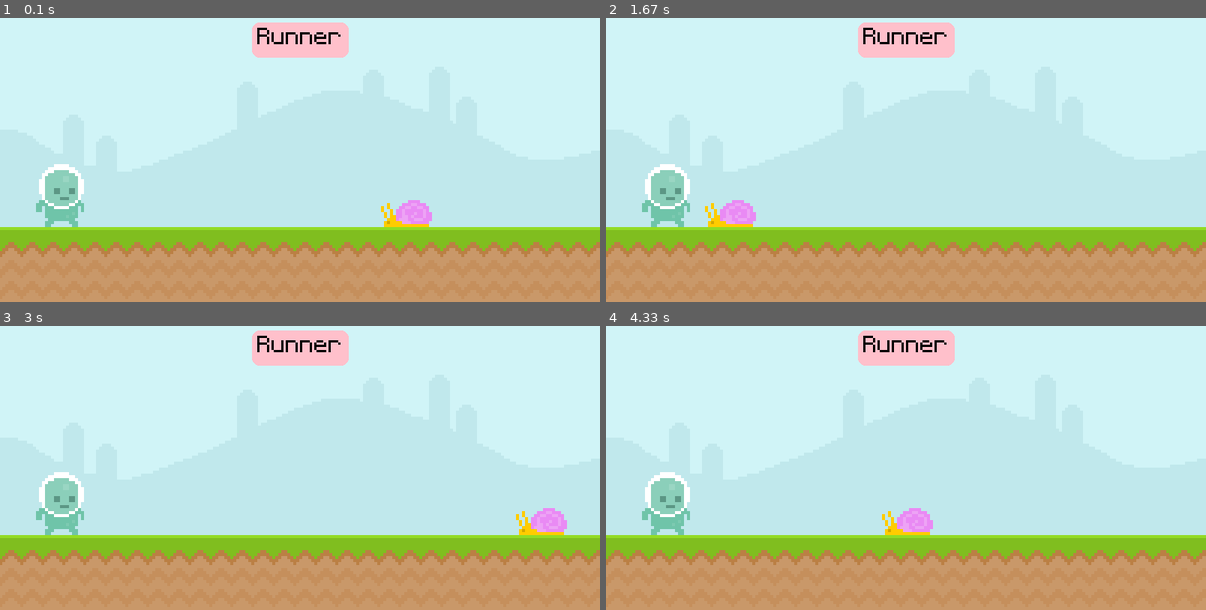
Above: before the commit, frames 1-4 (two rows, left to right).
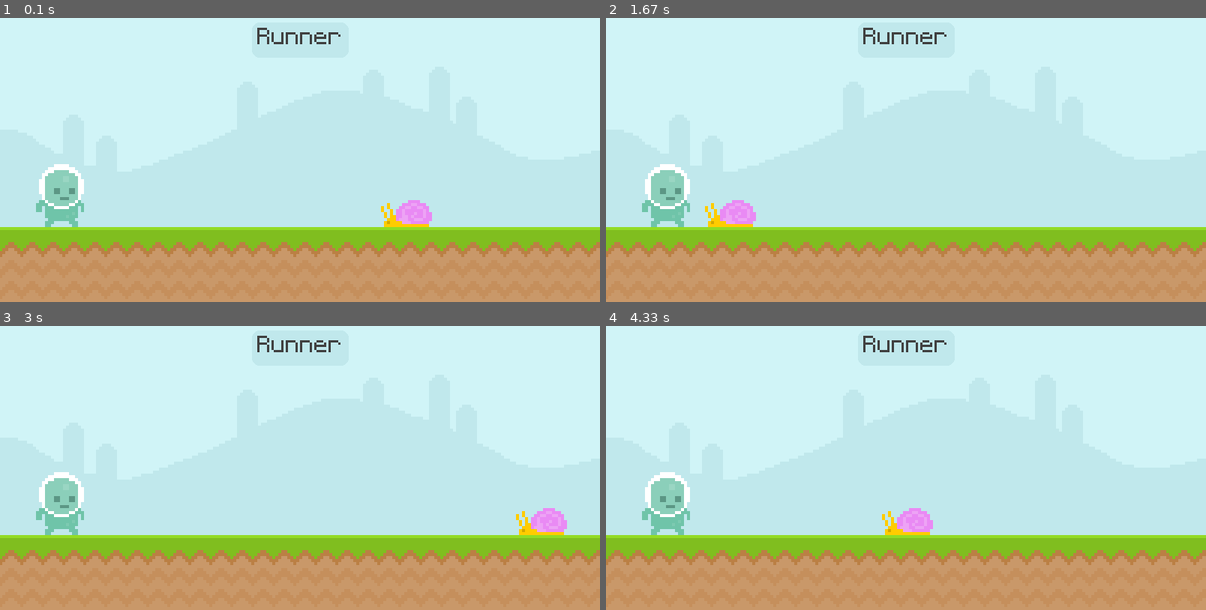
Above: after the commit, the same moments.

Repository: atrox3d/ultimate-introduction-to-pygame
Game: pygame game, started from main.py
The game is run twice, just before and just after one commit, with the same random seed, the same clock (stepped at 60 frames per second) and the same inputs.
Inputs:
- Up to frame 1 (0.1 s): no input
- Up to frame 2 (1.67 s): no input
- Up to frame 3 (3 s): no input
- Up to frame 4 (4.33 s): no input

The runs differ from the first frame. In frame 1, 2.0% of the frame differs, in the area x 42-59%, y 1-14%; in frame 2, 2.0%; in frame 3, 2.0%; in frame 4, 2.0%.

Commit message:
change text colors

Diff:
--- a/main.py
+++ b/main.py
@@ -23,7 +23,8 @@
 score = font.render(
                     game_title,                             # text to draw
                     False,                                  # antialiasing,
-                    'black'                                 # color
+                    # 'black'                                 # color
+                    (64, 64, 64)
 )
 score_rect = score.get_rect(center=(400, 50))               # get centered rect from text
 #
@@ -46,9 +47,9 @@
         if event.type == pygame.QUIT:                       # quit by closing window
             pygame.quit()
             exit()                                          # prevent further updates
-        elif event.type == pygame.MOUSEMOTION:
-            if player_rect.collidepoint(event.pos):
-                print('collision')
+        # elif event.type == pygame.MOUSEMOTION:
+        #     if player_rect.collidepoint(event.pos):
+        #         print('collision')
 
     # draw all our elements
 
@@ -61,11 +62,11 @@
     #
     score_bg = score_rect.inflate(15, 15)
     # pygame.draw.rect(screen, 'Pink', score_bg)
-    pygame.draw.rect(screen, 'Pink', score_bg, border_radius=10)
+    pygame.draw.rect(screen, '#c0e8ec', score_bg, border_radius=10)
     screen.blit(score, score_rect)                          # draw score
     #
     screen.blit(snail, snail_rect)                          # draw snail using rect
-    if snail_rect.right <= 0:                              # update snail position
+    if snail_rect.right <= 0:                               # update snail position
         snail_rect.left = 800
     else:
         snail_rect.left -= 4
